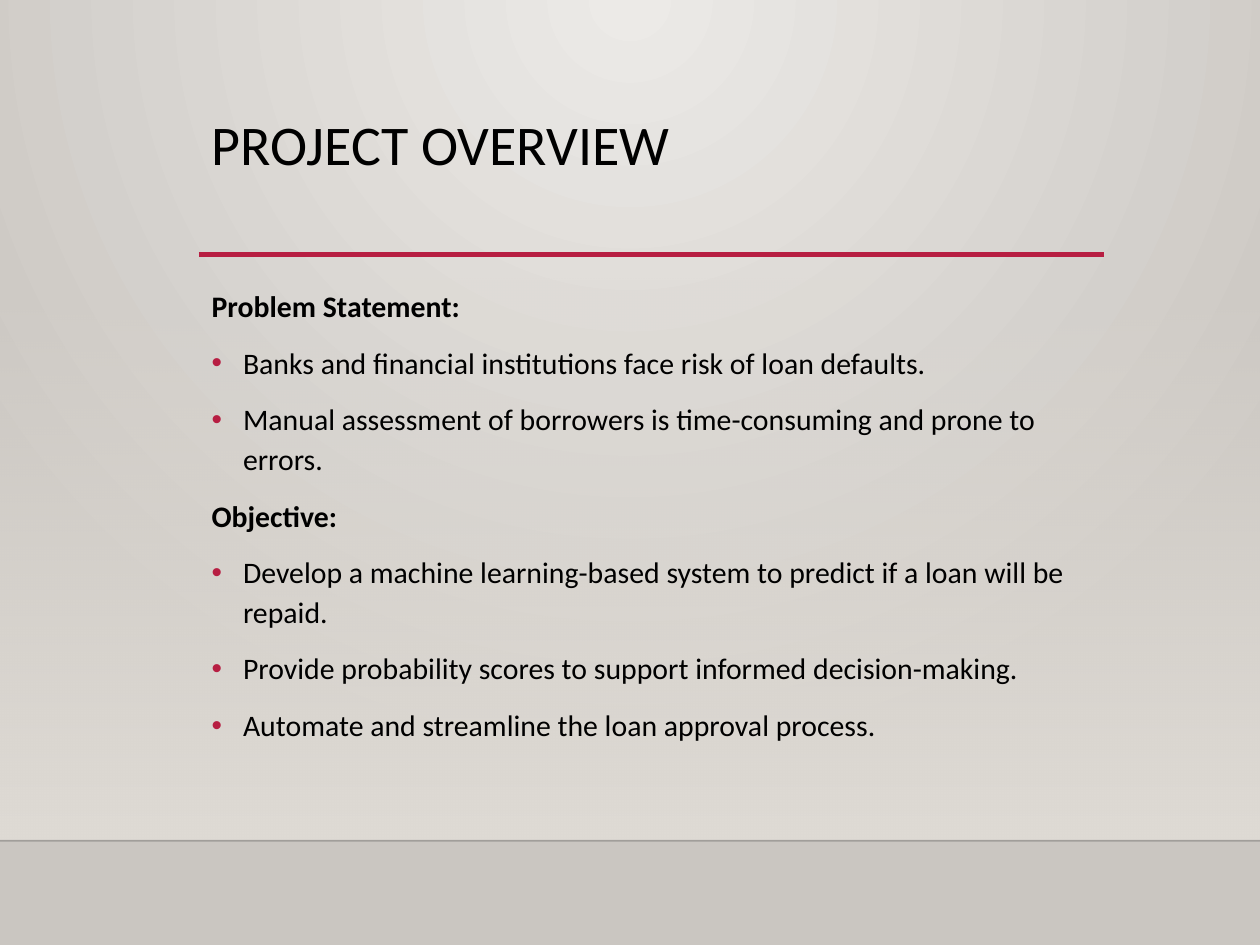
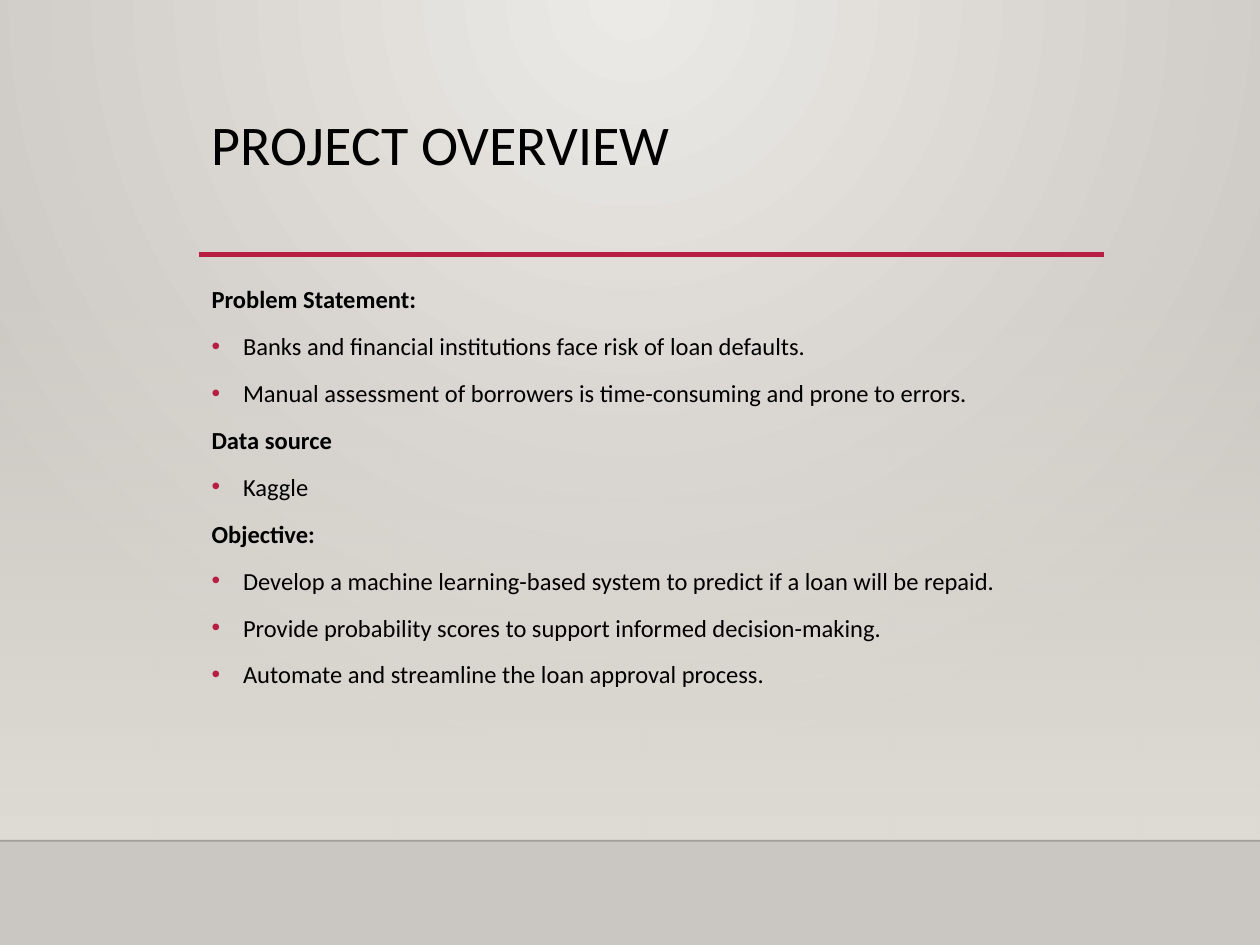
Before and after one commit to group6ai2026/LoanPayBackPrediction, a slide deck: slide 3 of PPT/Group6PPT.pptx (slide 2 before the commit). Drawn at 1260x945 pixels with LibreOffice and Linux fonts; fonts in the diff are those of the drawing; background and template pictures are left out. Boxes give left, top, right and bottom in pixels: in the first picture for what was removed or moved away, otherwise in the second. Text is boxed around its words. In the diff, an @@ line names an element or a change of style, - is before the commit and + after.

```diff
--- a/PPT/Group6PPT.pptx
+++ b/PPT/Group6PPT.pptx
@@ text at (212, 290, 994, 687): size 17 to 14 pt; line spacing 1.1 to 1 @@
@@ text at (212, 433, 332, 501): paragraphs added @@
+Data source
+• Kaggle
```
Also in this commit, not shown: 5 other slides changed, 7 slides added, 2 other files.
